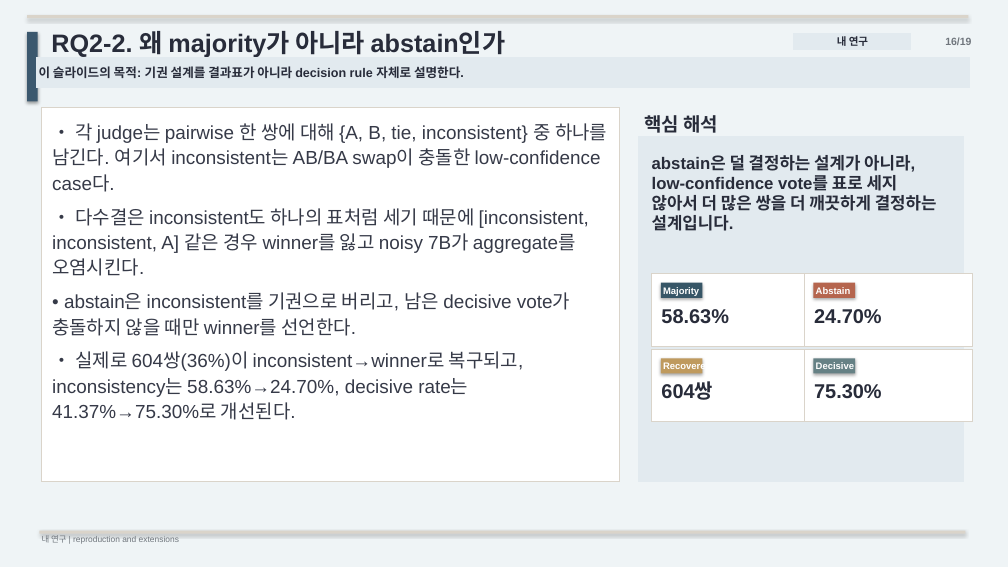
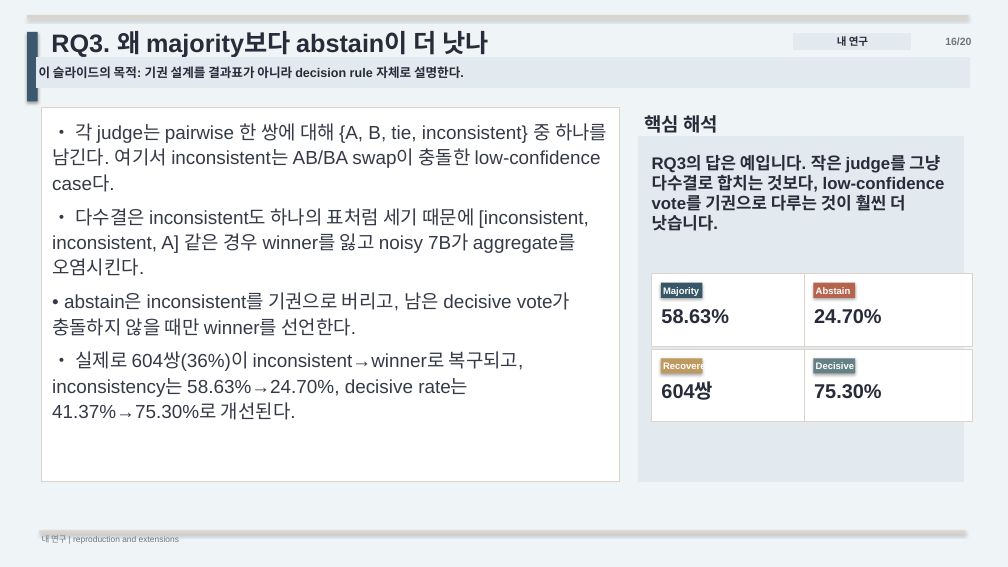
Before and after one commit to kook222/mt_bench_repro, a slide deck: slide 16 of presentation/mt_bench_paper_study.pptx. Drawn at 1008x567 pixels with LibreOffice and Linux fonts; fonts in the diff are those of the drawing. Boxes give left, top, right and bottom in pixels: in the first picture for what was removed or moved away, otherwise in the second. Text is boxed around its words. In the diff, an @@ line names an element or a change of style, - is before the commit and + after.

Commit message:
refine four-rq study deck and paper wording

```diff
--- a/presentation/mt_bench_paper_study.pptx
+++ b/presentation/mt_bench_paper_study.pptx
@@ text at (x1=51, y1=31, x2=488, y2=57): text changed @@
-RQ2-2. 왜 majority가 아니라 abstain인가
+RQ3. 왜 majority보다 abstain이 더 낫나
@@ text at (x1=945, y1=37, x2=971, y2=45): text changed @@
-16/19
+16/20
@@ text at (x1=652, y1=155, x2=945, y2=231): text changed @@
-abstain은 덜 결정하는 설계가 아니라, low-confidence vote를 표로 세지 않아서 더 많은 쌍을 더 깨끗하게 결정하는 설계입니다.
+RQ3의 답은 예입니다. 작은 judge를 그냥 다수결로 합치는 것보다, low-confidence vote를 기권으로 다루는 것이 훨씬 더 낫습니다.
```
Also in this commit, not shown: 17 other slides changed, 1 slide added, 6 other files.
